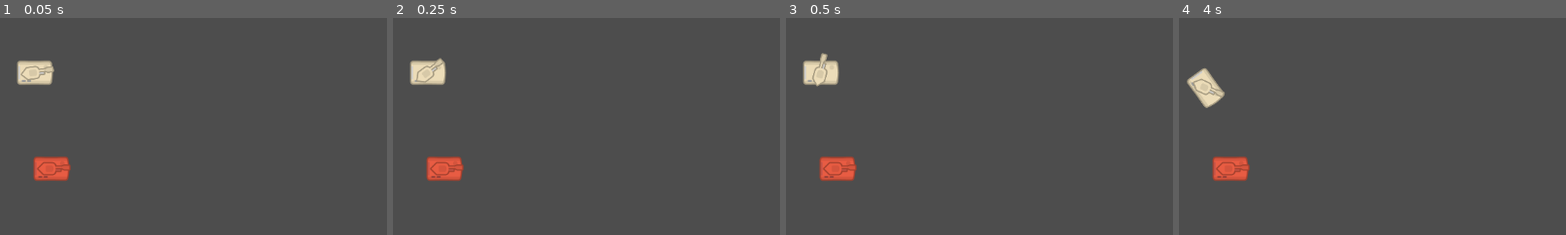
Above: before the commit, frames 1-4 (left to right).
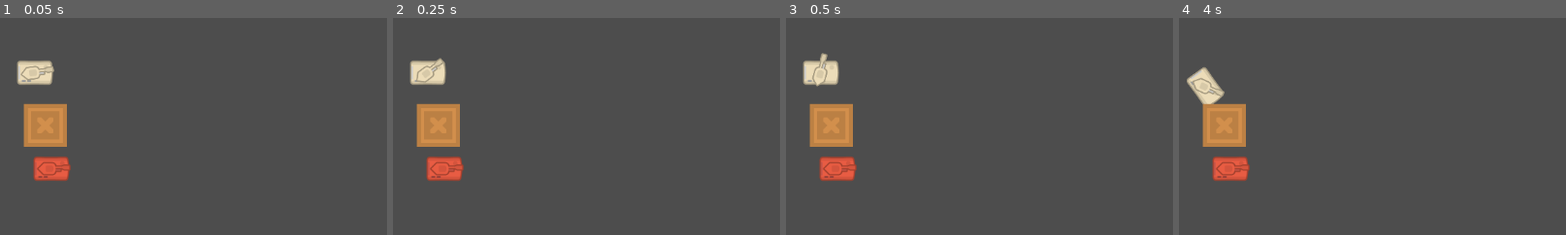
Above: after the commit, the same moments.

Repository: DStow/GodotTankGame
Game: Godot game, scene res://scenes/main.tscn
The game is run twice, just before and just after one commit, with the same random seed, the same clock (stepped at 60 frames per second) and the same inputs.
Inputs (mouse positions are % of the whole screen's width and height, from its top left):
- Up to frame 1 (0.05 s): no input
- Up to frame 2 (0.25 s): no input
- Up to frame 3 (0.5 s): no input
- Up to frame 4 (4 s): tap Enter at 0.5 s; move the mouse to (72, 45) at 0.52 s; hold D (turn_right) 0.53-1.28 s; click (72, 45) at 0.67 s; move the mouse to (30, 55) at 1.27 s; hold S (drive_reverse) 1.28-2.03 s; move the mouse to (60, 28) at 2.02 s; hold D (turn_right) 2.03-2.78 s; move the mouse to (45, 70) at 2.77 s; hold W (drive_forward) 2.78-3.53 s; click (45, 70) at 2.92 s; move the mouse to (80, 65) at 3.52 s; hold A (turn_left) from 3.53 s (still down)
The pictures show only the part of the screen within x 18-68%, y 0-50%; the shares and areas given below are measured in that part.

The runs differ from the first frame. In frame 1, 2.2% of the frame differs, in the area x 6-18%, y 39-60%; in frame 2, 2.2%; in frame 3, 2.2%; in frame 4, 2.4%, in the area x 2-18%, y 22-60%.

Commit message:
Basic enemy targetting computer implementation

Diff:
--- a/project.godot
+++ b/project.godot
@@ -26,6 +26,7 @@
 [global_group]
 
 projectile=""
+player=""
 
 [input]
 
--- /dev/null
+++ b/scenes/crate.tscn
@@ -0,0 +1,14 @@
+[gd_scene format=3 uid="uid://caj68cncv0rah"]
+
+[ext_resource type="Texture2D" uid="uid://b6ongsgyep606" path="res://assets/towerDefense_tile063.png" id="1_b66cd"]
+
+[sub_resource type="RectangleShape2D" id="RectangleShape2D_dwt0d"]
+size = Vector2(64, 64)
+
+[node name="Crate" type="StaticBody2D" unique_id=317571626]
+
+[node name="Sprite2D" type="Sprite2D" parent="." unique_id=1231900436]
+texture = ExtResource("1_b66cd")
+
+[node name="CollisionShape2D" type="CollisionShape2D" parent="." unique_id=248959809]
+shape = SubResource("RectangleShape2D_dwt0d")
--- a/scenes/enemy_tank.tscn
+++ b/scenes/enemy_tank.tscn
@@ -6,6 +6,7 @@
 [ext_resource type="Texture2D" uid="uid://b1nau22aapg66" path="res://assets/aimingLine.png" id="4_w7buc"]
 [ext_resource type="Script" uid="uid://dadh4ekudpb13" path="res://scripts/health_component.gd" id="6_cdaou"]
 [ext_resource type="Script" uid="uid://po85y1opaqrj" path="res://scripts/reload_component.gd" id="6_nfsb0"]
+[ext_resource type="Script" uid="uid://d2as8vq4aybud" path="res://scripts/enemy_targeting_component.gd" id="7_7jbgw"]
 
 [sub_resource type="RectangleShape2D" id="RectangleShape2D_mj5mm"]
 size = Vector2(99, 66)
@@ -58,5 +59,9 @@
 script = ExtResource("6_cdaou")
 max_health = 20
 
+[node name="EnemyTargetingComponent" type="Node2D" parent="." unique_id=1277959181]
+script = ExtResource("7_7jbgw")
+metadata/_custom_type_script = "uid://d2as8vq4aybud"
+
 [connection signal="area_entered" from="Hitbox" to="." method="_on_hitbox_area_entered"]
 [connection signal="no_health" from="HealthComponent" to="." method="_on_health_component_no_health"]
--- a/scenes/main.tscn
+++ b/scenes/main.tscn
@@ -4,6 +4,7 @@
 [ext_resource type="PackedScene" uid="uid://ct1i8csypenl7" path="res://scenes/tank.tscn" id="1_ig7tw"]
 [ext_resource type="PackedScene" uid="uid://b6a0bfrxfip4f" path="res://scenes/enemy_tank.tscn" id="3_sugp2"]
 [ext_resource type="PackedScene" uid="uid://cvmlf7jp72ixd" path="res://scenes/targetting_reticle.tscn" id="4_jyhfs"]
+[ext_resource type="PackedScene" uid="uid://caj68cncv0rah" path="res://scenes/crate.tscn" id="5_tbgi4"]
 
 [node name="Main" type="Node" unique_id=1457123647]
 script = ExtResource("1_0xm2m")
@@ -20,3 +21,8 @@
 
 [node name="TargettingReticle" parent="." unique_id=446826365 instance=ExtResource("4_jyhfs")]
 scale = Vector2(0.4, 0.4)
+
+[node name="Environment" type="Node2D" parent="." unique_id=971956367]
+
+[node name="Crate" parent="Environment" unique_id=1258489853 instance=ExtResource("5_tbgi4")]
+position = Vector2(275, 160)
--- a/scenes/tank.tscn
+++ b/scenes/tank.tscn
@@ -14,7 +14,7 @@
 radius = 36.016403
 height = 104.03154
 
-[node name="Tank" type="CharacterBody2D" unique_id=688939582]
+[node name="Tank" type="CharacterBody2D" unique_id=688939582 groups=["player"]]
 collision_layer = 2
 collision_mask = 3
 motion_mode = 1
--- a/scripts/enemy_tank.gd
+++ b/scripts/enemy_tank.gd
@@ -1,4 +1,6 @@
 extends CharacterBody2D
+
+class_name EnemyTank
 
 @export var turn_speed: float = 0.9
 @export var turret_rotation_speed: float = 2.6
@@ -11,6 +13,7 @@
 
 @onready var reload_component: ReloadComponent = $ReloadComponent
 @onready var health_component: HealthComponent = $HealthComponent
+@onready var enemy_targeting_component: EnemyTargetingComponent = $EnemyTargetingComponent
 
 # Called when the node enters the scene tree for the first time.
 func _ready() -> void:
@@ -19,8 +22,16 @@
 
 # Called every frame. 'delta' is the elapsed time since the previous frame.
 func _process(delta: float) -> void:
-	pass
+	# Check if the player can be seen
+	handle_player_targetting()
 
+func handle_player_targetting():
+	var visible_player: Tank = enemy_targeting_component.target_player()
+	if visible_player == null:
+		return
+
+	print("Player tank found", visible_player)
+	# Turn to face the player
 
 func _on_hitbox_area_entered(area: Area2D) -> void:
 	var parent: Node2D = area.get_parent()
--- /dev/null
+++ b/scripts/enemy_targeting_component.gd
@@ -0,0 +1,30 @@
+extends Node2D
+
+class_name EnemyTargetingComponent
+
+var _player_tank: Tank = null
+var _papi: EnemyTank = null
+var _raycast: RayCast2D = null
+
+func _ready() -> void:
+	_papi = get_parent()
+	setup_raycast()
+
+	# Find player tank
+	_player_tank = get_tree().get_nodes_in_group("player")[0]
+	print("Enemy targeting component found a player!", _player_tank)
+
+func setup_raycast() -> void:
+	_raycast = RayCast2D.new()
+	add_child(_raycast)
+	_raycast.enabled = true
+	_raycast.collision_mask = 0b11
+
+# Call this, if the tank can see the player tank,
+# it will return the player tank otherwise null
+func target_player() -> Tank:
+	_raycast.target_position = _raycast.to_local(_player_tank.global_position)
+	if _raycast.is_colliding():
+		if _raycast.get_collider() == _player_tank:
+			return _player_tank
+	return null
--- a/scripts/tank.gd
+++ b/scripts/tank.gd
@@ -1,4 +1,6 @@
 extends CharacterBody2D
+
+class_name Tank
 
 @export var turn_speed: float = 0.9
 @export var turret_rotation_speed: float = 2.6
Binary file added: assets/towerDefense_tile063.png
Not shown, added: assets/towerDefense_tile063.png.import
Not shown, added: scripts/enemy_targeting_component.gd.uid
